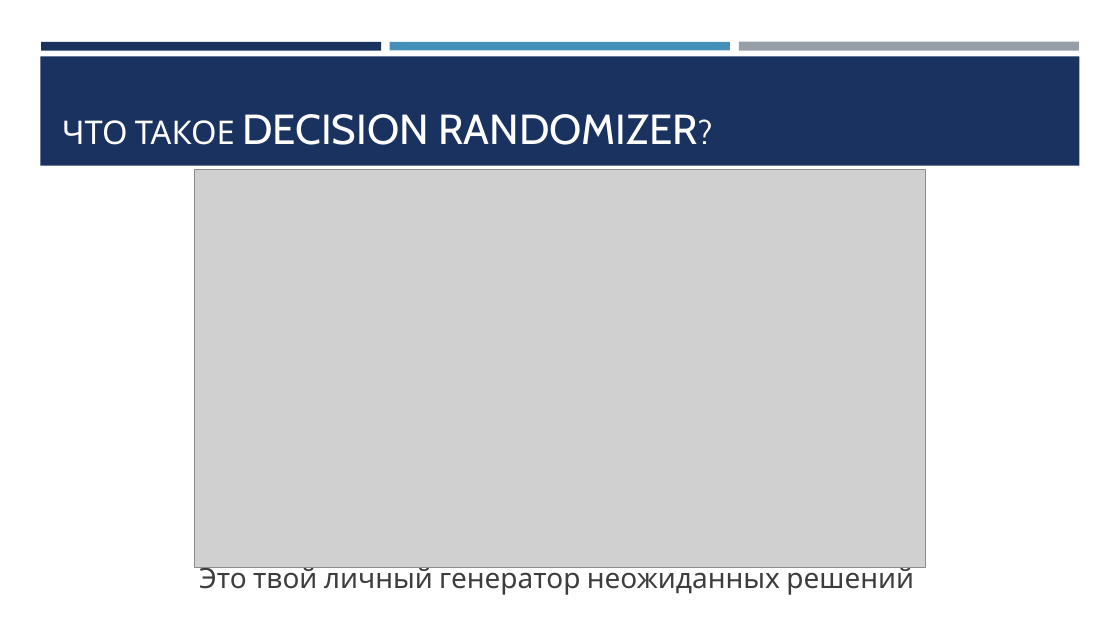
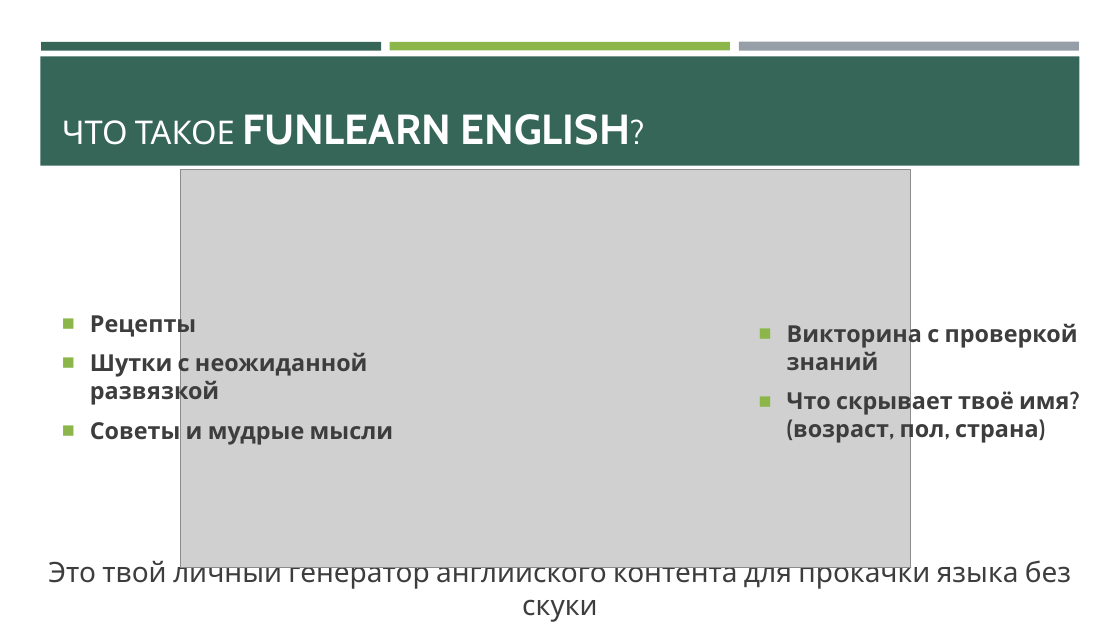
Before and after one commit to xexever/WEB-API-PROJECT, a slide deck: slide 2 of DecisionRandomizer1.pptx. Drawn at 1120x630 pixels with LibreOffice and Linux fonts; fonts in the diff are those of the drawing; grey boxes stand for pictures. Boxes give left, top, right and bottom in pixels: in the first picture for what was removed or moved away, otherwise in the second. Text is boxed around its words. In the diff, an @@ line names an element or a change of style, - is before the commit and + after.

```diff
--- a/DecisionRandomizer1.pptx
+++ b/DecisionRandomizer1.pptx
@@ rectangle at bbox=[40, 56, 1080, 166]: fill #1A3260 to #366658 @@
@@ rectangle at bbox=[41, 42, 381, 50]: fill #1A3260 to #366658 @@
@@ rectangle at bbox=[390, 42, 730, 50]: fill #4590B8 to #8CB64A @@
@@ title at bbox=[62, 114, 630, 145]: text changed; bold on @@
-ЧТО ТАКОЕ DECISION RANDOMIZER?
+ЧТО ТАКОЕ FUNLEARN ENGLISH?
@@ picture: place and size @@
-picture at bbox=[195, 170, 925, 568]
+picture at bbox=[181, 170, 911, 568]
@@ text added at bbox=[90, 310, 394, 446], 20 pt, text #3D3D3D, bold @@
+■ Рецепты
+■ Шутки с неожиданной развязкой
+■ Советы и мудрые мысли
@@ text added at bbox=[787, 320, 1078, 444], 20 pt, text #3D3D3D, bold @@
+■ Викторина с проверкой знаний
+■ Что скрывает твоё имя? (возраст, пол, страна)
@@ text at bbox=[48, 555, 1071, 622]: text changed @@
-Это твой личный генератор неожиданных решений
+Это твой личный генератор английского контента для прокачки языка без скуки
```
Also in this commit, not shown: 5 other slides changed, 1 slide added, 7 other files.
